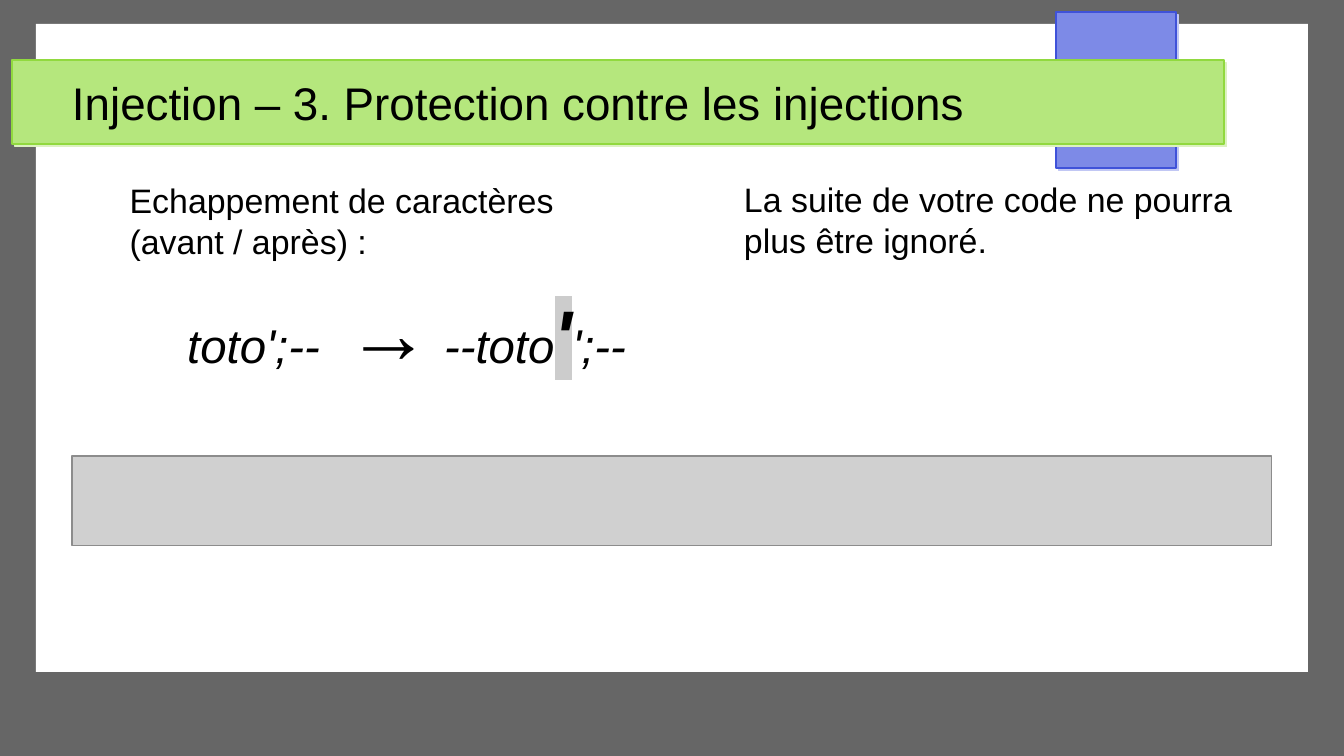
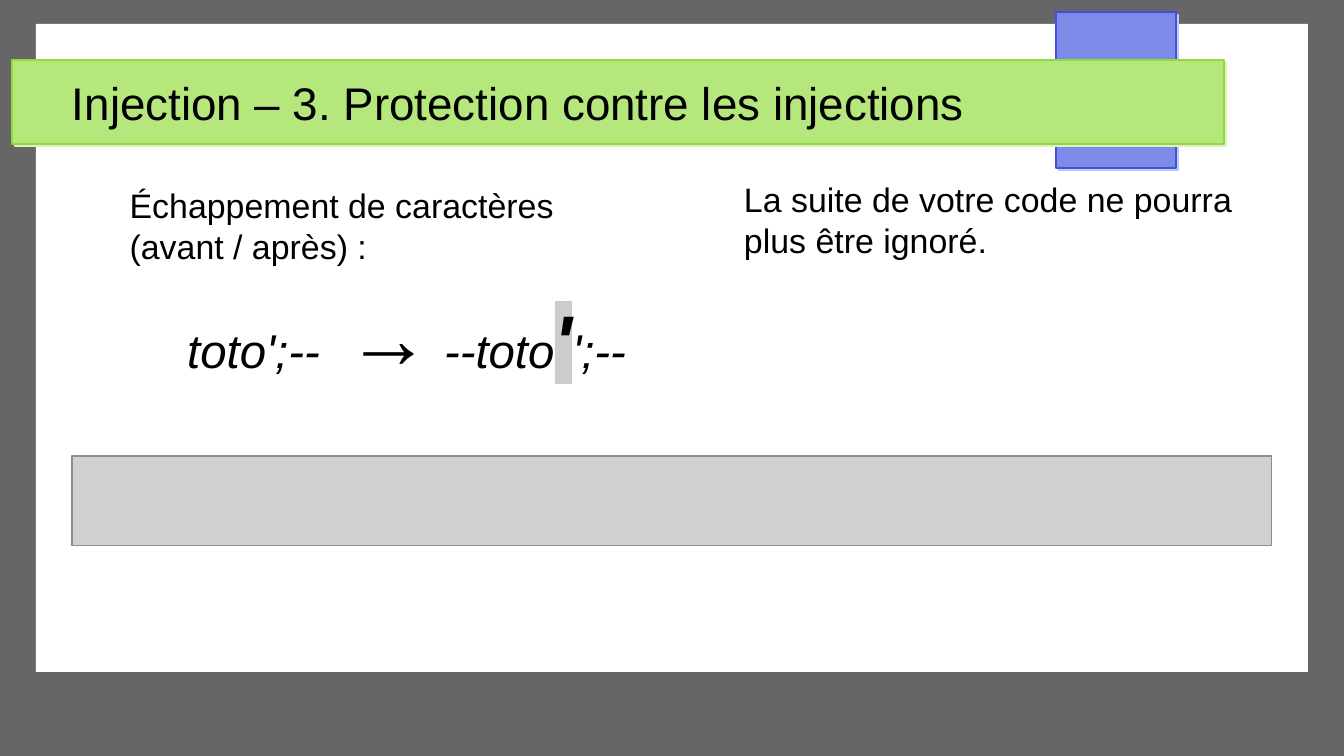
Before and after one commit to Akipe/abc_2105, a slide deck: slide 13 of other/presentations/securite_app_web/presentation_securite_app_web_v2.odp (slide 14 before the commit). Drawn at 1344x756 pixels with LibreOffice and Linux fonts; fonts in the diff are those of the drawing; grey boxes stand for pictures. Boxes give left, top, right and bottom in pixels: in the first picture for what was removed or moved away, otherwise in the second. Text is boxed around its words. In the diff, an @@ line names an element or a change of style, - is before the commit and + after.

```diff
--- a/other/presentations/securite_app_web/presentation_securite_app_web_v2.odp
+++ b/other/presentations/securite_app_web/presentation_securite_app_web_v2.odp
@@ text at <box>130,191,553,266</box>: text changed @@
-Echappement de caractères
-(avant / après) :
+Échappement de caractères
+(avant / après) :
```
Also in this commit, not shown: 13 other slides changed, 2 slides added, 4 slides removed, 4 other files.
